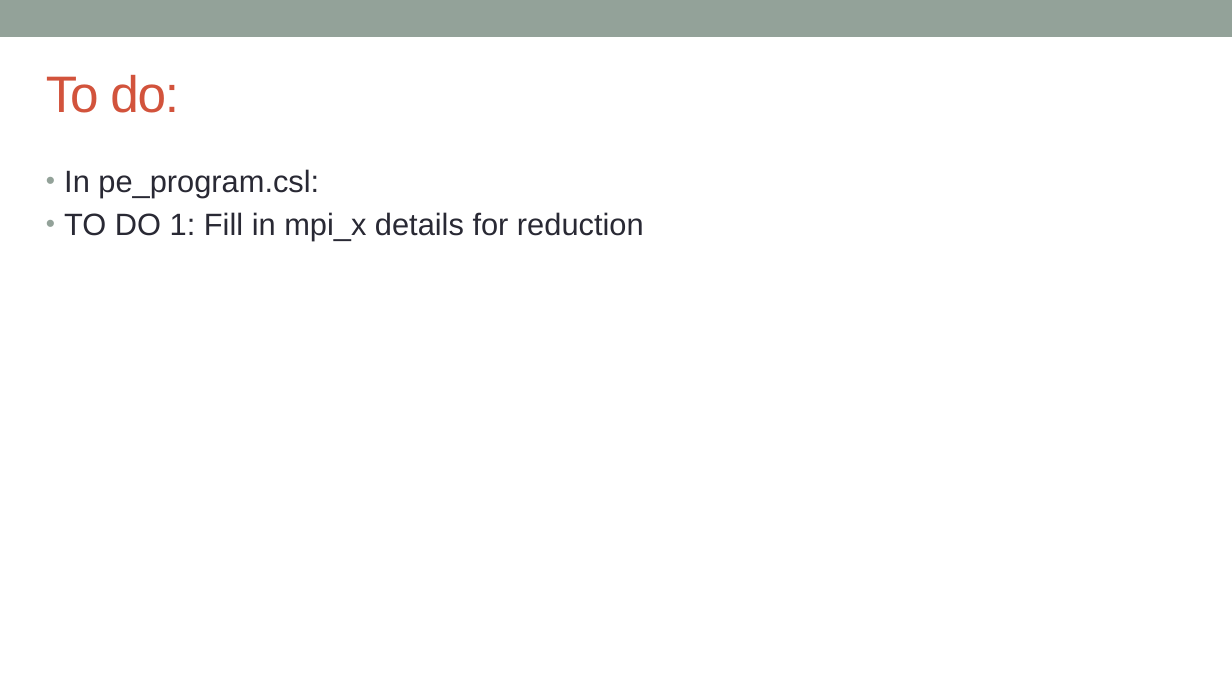
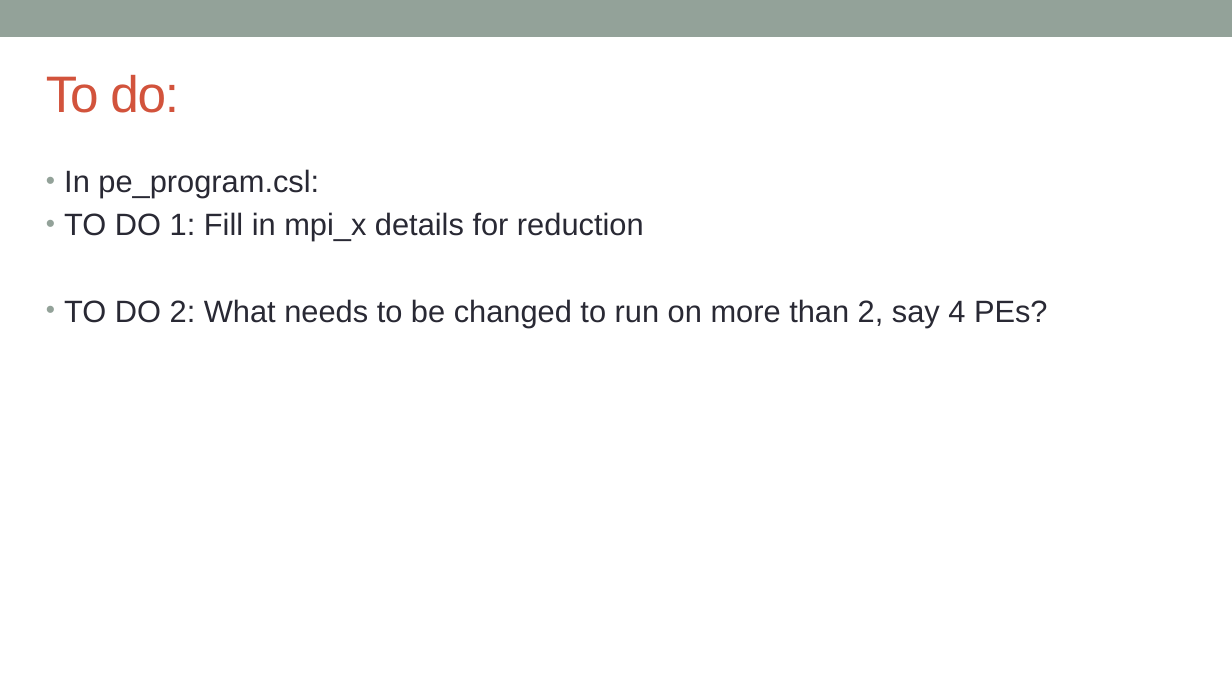
Before and after one commit to EPCCed/cs2-sdk-training, a slide deck: slide 3 of lectures/hands-on-3+washup.pptx. Drawn at 1232x693 pixels with LibreOffice and Linux fonts; fonts in the diff are those of the drawing. Boxes give left, top, right and bottom in pixels: in the first picture for what was removed or moved away, otherwise in the second. Text is boxed around its words. In the diff, an @@ line names an element or a change of style, - is before the commit and + after.

```diff
--- a/lectures/hands-on-3+washup.pptx
+++ b/lectures/hands-on-3+washup.pptx
@@ text at (x1=64, y1=299, x2=1048, y2=327): paragraph added @@
+• TO DO 2: What needs to be changed to run on more than 2, say 4 PEs?
```
Also in this commit, not shown: 1 other slide changed.
